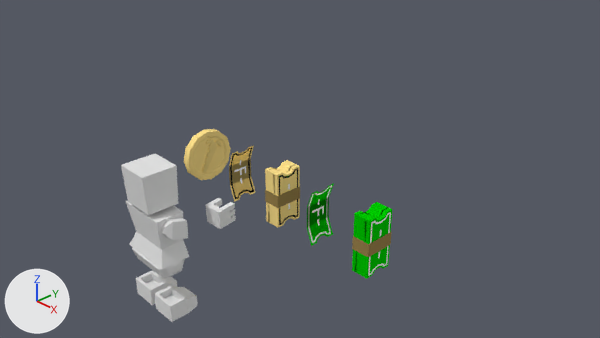
The Blender file scripts/currencies/resources/models.blend as it was, and as the next commit left it.
One viewpoint serves both versions: the file's camera 'Camera'. Arrows for +X, +Y and +Z are at lower left; the lights stay in place.

The older version as bpy lines, for what is in view:
```python
ob_base_mesh_042 = bpy.data.objects.new('base_Mesh.042', me_base_mesh_042)
ob_base_mesh_042.location = (0.0, -1.21, 0.0)
ob_base_mesh_042.rotation_euler = (1.571, 0.0, 0.0)  # degrees (90, 0, 0)
ob_cube = bpy.data.objects.new('Cube', me_cube)
ob_cube.location = (-1.0, 0.0, 0.0)
ob_cube_001 = bpy.data.objects.new('Cube.001', me_cube_001)
ob_cube_001.location = (0.0, 0.0, 0.0)
ob_cube_002 = bpy.data.objects.new('Cube.002', me_cube_002)
ob_cube_002.location = (2.0, 0.0, 0.0)
ob_cube_003 = bpy.data.objects.new('Cube.003', me_cube_003)
ob_cube_003.location = (1.0, 0.0, 0.0)
ob_cylinder = bpy.data.objects.new('Cylinder', me_cylinder)
ob_cylinder.location = (-2.0, 0.0, 0.0)
```
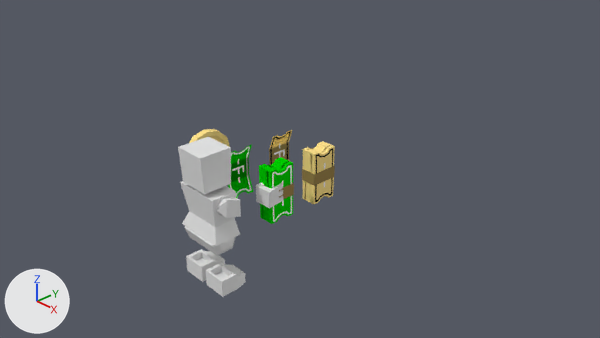
The change, as a list of edits to the scene's bpy script:
```text
Change me_cube_002:
    where me_cube_002.from_pydata(...)  # 304 vertices, 204 faces; spans x -0.01..0.31, y -0.281..0.281, z -0.516..0.516
    used by ob_cube_002; location = (2.0, 0.0, 0.0)
    me_cube_002 part 1: the whole mesh is moved by (-0.16, 0.0, 0.0)
Change me_cube_001:
    where me_cube_001.from_pydata(...)  # 304 vertices, 204 faces; spans x -0.01..0.31, y -0.281..0.281, z -0.516..0.516
    used by ob_cube_001; location = (0.0, 0.0, 0.0)
    me_cube_001 part 2: the whole mesh is moved by (-0.15, 0.0, 0.0)
Change ob_cube_003:
    ob_cube_003.location: (1.0, 0.0, 0.0) -> (-1.0, 0.0, 0.0)
Change ob_cube_002:
    ob_cube_002.location: (2.0, 0.0, 0.0) -> (0.0, 0.0, 0.0)
Change ob_cube_001:
    ob_cube_001.location: (0.0, 0.0, 0.0) -> (0.0, 1.0, 0.0)
Change ob_cube:
    ob_cube.location: (-1.0, 0.0, 0.0) -> (-1.0, 1.0, 0.0)
Change ob_base_mesh_042:
    ob_base_mesh_042.location: (0.0, -1.21, 0.0) -> (0.04, -0.21, 0.0)
```

Boxes (x1, y1, x2, y2) around the edits, measured in the pictures (600 x 338 px):
'base_Mesh.042', moved
    before: (121, 154, 236, 322)
    after: (178, 137, 283, 297)
'Cube.002', moved
    before: (352, 202, 392, 279)
    after: (259, 157, 294, 224)
'Cube.001', moved
    before: (265, 160, 300, 227)
    after: (302, 141, 335, 204)
'Cube.003', moved
    before: (307, 183, 334, 246)
    after: (228, 144, 254, 198)
'Cube', moved
    before: (229, 146, 256, 202)
    after: (269, 130, 292, 165)
'Cylinder', unchanged, covered by the edit
    before: (184, 129, 231, 180)
    after: (189, 129, 230, 147)
